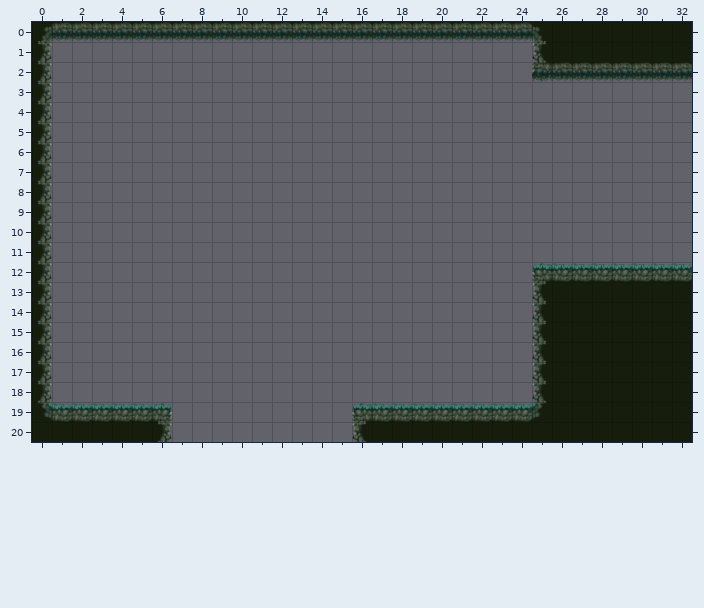
Two versions of a level (Tiled map, assets/maps/MapLvl3ZonaPuzzle2.tmx). Above is the file before it was changed.
Cells are 64x64 px. Shown: x 0..32, y 0..20. Not drawn, because the pictures are missing: unchanged layer "Background".
New version:
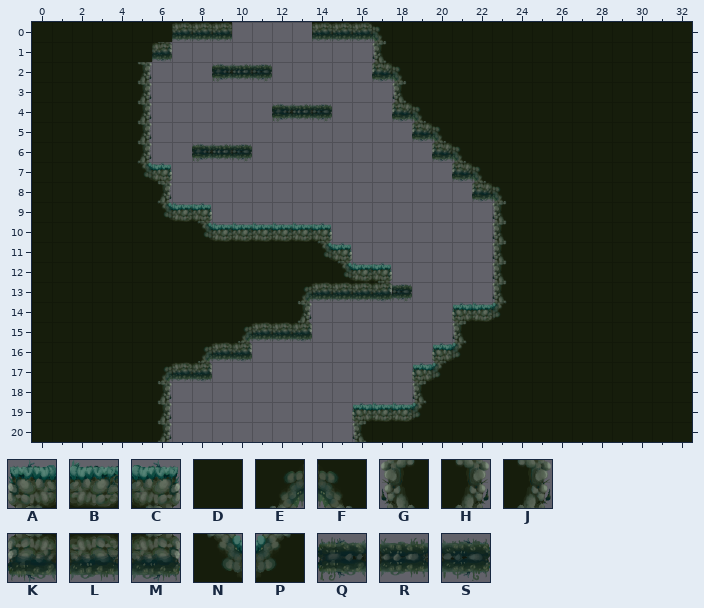
Key: from "TilesetNivel3": A 0, B 1, C 2, D 4, E 7, F 9, G 10, H 12, J 17, K 20, L 21, M 22, N 27, P 29, Q 34, R 35, S 36.
_ is an empty cell.
From old to new:
Layer "Map":
y 0: x 0..6 ELLLLLL -> DDDDDDD; x 10..13 LLLL -> ____; x 17..25 LLLLLLLLF -> FDDDDDDDD
y 1: x 0..6 J______ -> DDDDDDM; x 17..25 ________G -> GDDDDDDDD
y 2: x 0..5 J_____ -> DDDDDH; x 9..11 ___ -> QRS; x 17..32 ________KLLLLLLL -> KFDDDDDDDDDDDDDD
y 3: x 0..5 J_____ -> DDDDDH; x 18..32 _______________ -> GDDDDDDDDDDDDDD
y 4: x 0..5 J_____ -> DDDDDH; x 12..14 ___ -> QRS; x 18..32 _______________ -> KFDDDDDDDDDDDDD
y 5: x 0..5 J_____ -> DDDDDH; x 19..32 ______________ -> KFDDDDDDDDDDDD
y 6: x 0..5 J_____ -> DDDDDH; x 8..10 ___ -> QRS; x 20..32 _____________ -> KFDDDDDDDDDDD
y 7: x 0..6 J______ -> DDDDDNC; x 21..32 ____________ -> KFDDDDDDDDDD
y 8: x 0..6 J______ -> DDDDDDH; x 22..32 ___________ -> KFDDDDDDDDD
y 9: x 0..8 J________ -> DDDDDDNBC; x 23..32 __________ -> GDDDDDDDDD
y 10: x 0..14 J______________ -> DDDDDDDDNBBBBBC; x 23..32 __________ -> GDDDDDDDDD
y 11: x 0..15 J_______________ -> DDDDDDDDDDDDDDNC; x 23..32 __________ -> GDDDDDDDDD
y 12: x 0..17 J_________________ -> DDDDDDDDDDDDDDDNBC; x 23..32 __ABBBBBBB -> GDDDDDDDDD
y 13: x 0..18 J__________________ -> DDDDDDDDDDDDDELLLMS; x 23..25 __G -> GDD
y 14: x 0..13 J_____________ -> DDDDDDDDDDDDDH; x 21..25 ____G -> ABPDD
y 15: x 0..13 J_____________ -> DDDDDDDDDDELLM; x 21..25 ____G -> GDDDD
y 16: x 0..10 J__________ -> DDDDDDDDELM; x 20..25 _____G -> APDDDD
y 17: x 0..8 J________ -> DDDDDDELM; x 19..25 ______G -> APDDDDD
y 18: x 0..6 J______ -> DDDDDDH; x 19..25 ______G -> GDDDDDD
y 19: x 0..6 NBBBBBC -> DDDDDDH; x 19..25 BBBBBBP -> PDDDDDD
Boxes around the changes in both pictures, in picture pixels (x1, y1, x2, y2):
changed: (37, 22, 692, 422)
